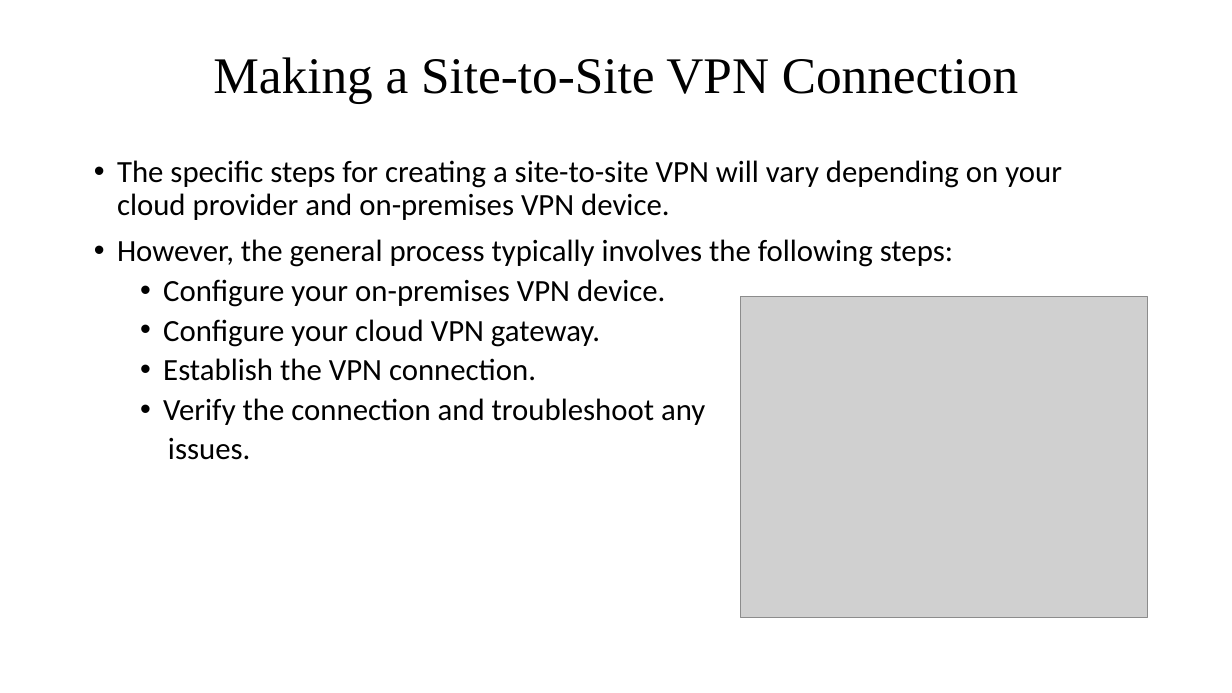
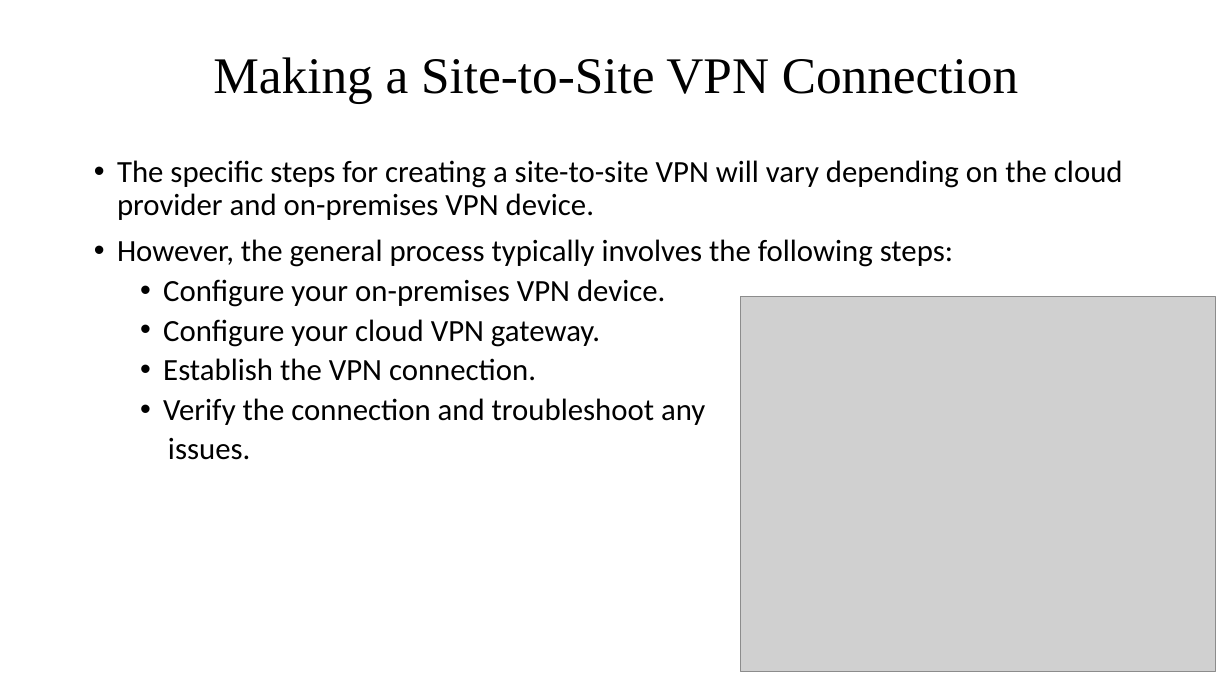
Before and after one commit to pramodvulloji/site-to-site, a slide deck: slide 5 of Site-to-Site VPNs.pptx. Drawn at 1232x693 pixels with LibreOffice and Linux fonts; fonts in the diff are those of the drawing; grey boxes stand for pictures. Boxes give left, top, right and bottom in pixels: in the first picture for what was removed or moved away, otherwise in the second. Text is boxed around its words. In the diff, an @@ line names an element or a change of style, - is before the commit and + after.

Commit message:
Add files via upload
1.1 version

```diff
--- a/Site-to-Site VPNs.pptx
+++ b/Site-to-Site VPNs.pptx
@@ text at box(117, 160, 1123, 220): text changed @@
-• The specific steps for creating a site-to-site VPN will vary depending on your cloud provider and on-premises VPN device.
+• The specific steps for creating a site-to-site VPN will vary depending on the cloud provider and on-premises VPN device.
@@ picture: place and size @@
-picture at box(740, 297, 1148, 617)
+picture at box(740, 297, 1216, 671)
```
Also in this commit, not shown: 4 slides added.
